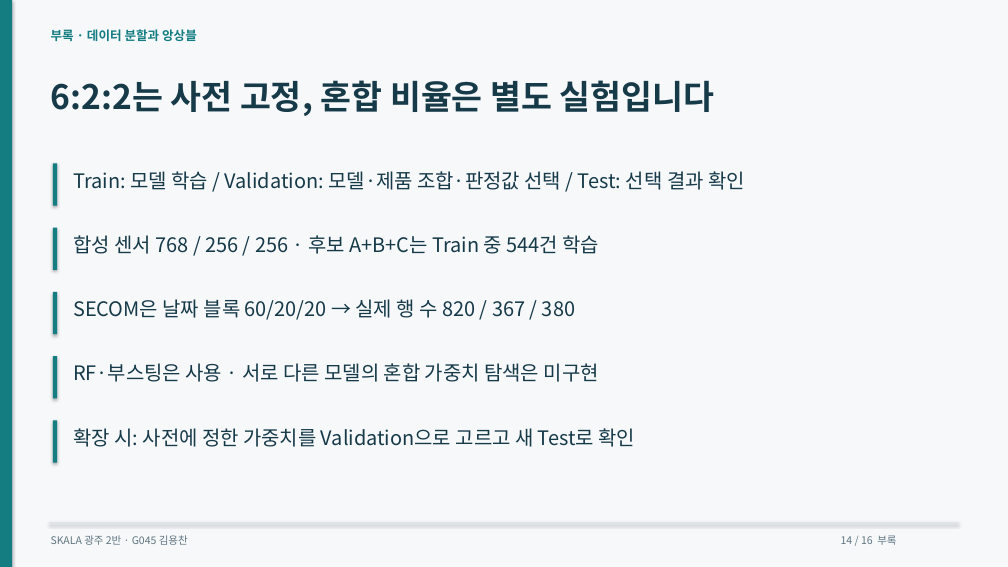
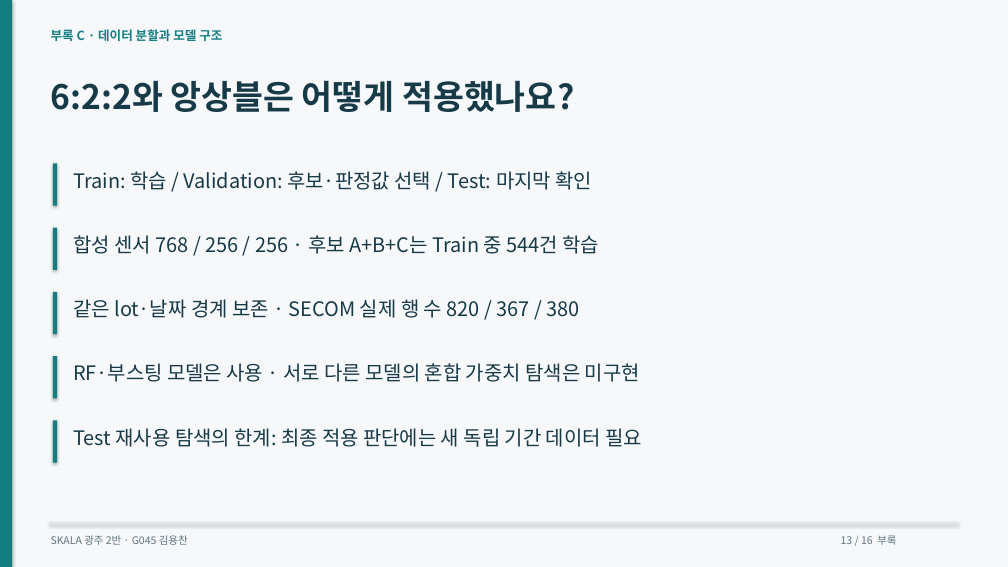
Before and after one commit to dragonchan95/Semiconductor-AI-Agent, a slide deck: slide 13 of docs/G045_Semiconductor_Agent.pptx (slide 14 before the commit). Drawn at 1008x567 pixels with LibreOffice and Linux fonts; fonts in the diff are those of the drawing. Boxes give left, top, right and bottom in pixels: in the first picture for what was removed or moved away, otherwise in the second. Text is boxed around its words. In the diff, an @@ line names an element or a change of style, - is before the commit and + after.

```diff
--- a/docs/G045_Semiconductor_Agent.pptx
+++ b/docs/G045_Semiconductor_Agent.pptx
@@ text at (x1=51, y1=29, x2=222, y2=41): text changed @@
-부록 · 데이터 분할과 앙상블
+부록 C · 데이터 분할과 모델 구조
@@ text at (x1=51, y1=80, x2=574, y2=112): text changed @@
-6:2:2는 사전 고정, 혼합 비율은 별도 실험입니다
+6:2:2와 앙상블은 어떻게 적용했나요?
@@ text at (x1=73, y1=171, x2=592, y2=190): text changed @@
-Train: 모델 학습 / Validation: 모델·제품 조합·판정값 선택 / Test: 선택 결과 확인
+Train: 학습 / Validation: 후보·판정값 선택 / Test: 마지막 확인
@@ text at (x1=73, y1=299, x2=579, y2=318): text changed @@
-SECOM은 날짜 블록 60/20/20 → 실제 행 수 820 / 367 / 380
+같은 lot·날짜 경계 보존 · SECOM 실제 행 수 820 / 367 / 380
@@ text at (x1=73, y1=363, x2=640, y2=382): text changed @@
-RF·부스팅은 사용 · 서로 다른 모델의 혼합 가중치 탐색은 미구현
+RF·부스팅 모델은 사용 · 서로 다른 모델의 혼합 가중치 탐색은 미구현
@@ text at (x1=73, y1=428, x2=642, y2=447): text changed @@
-확장 시: 사전에 정한 가중치를 Validation으로 고르고 새 Test로 확인
+Test 재사용 탐색의 한계: 최종 적용 판단에는 새 독립 기간 데이터 필요
@@ text at (x1=841, y1=535, x2=896, y2=545): text changed @@
-14 / 16 부록
+13 / 16 부록
```
Also in this commit, not shown: 14 other slides changed, 1 slide added, 1 slide removed, 17 other files.
